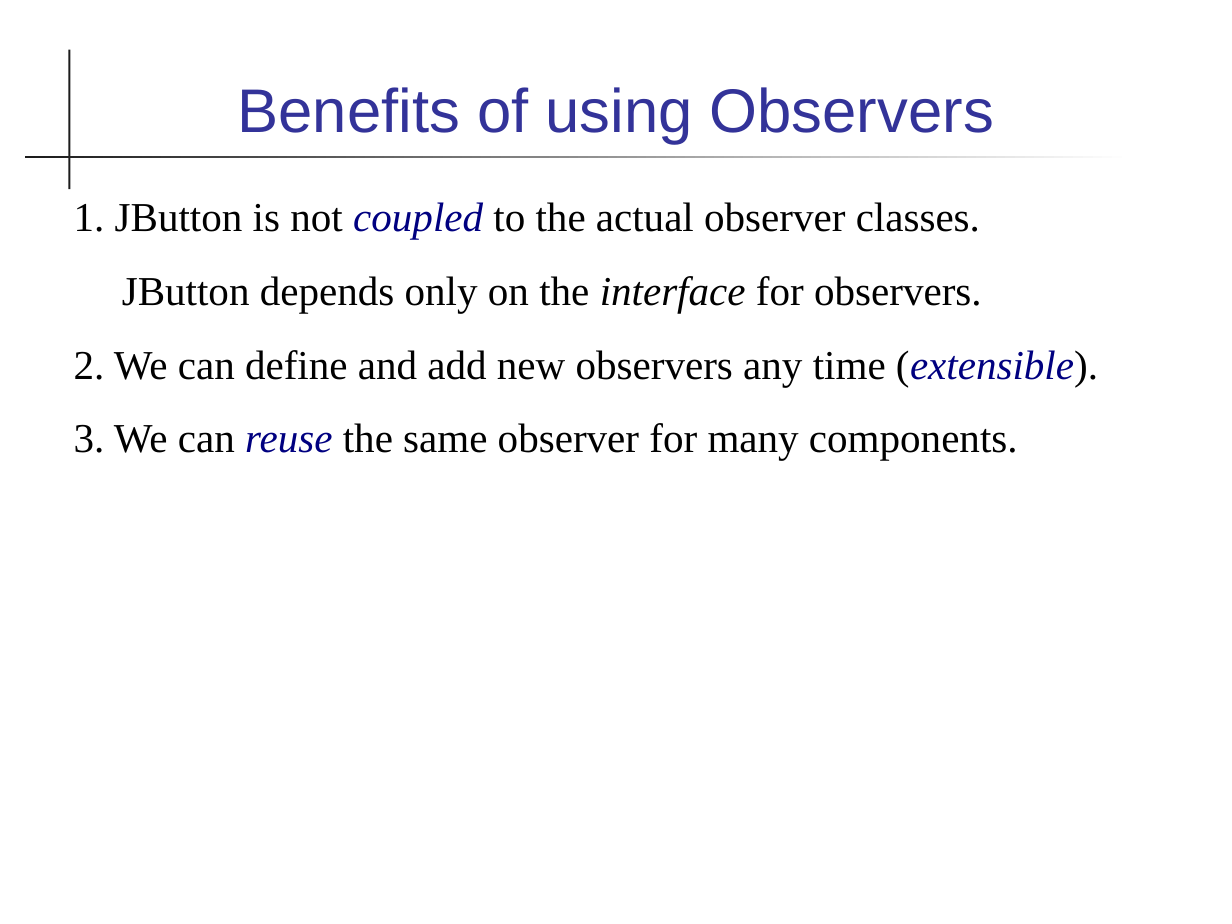
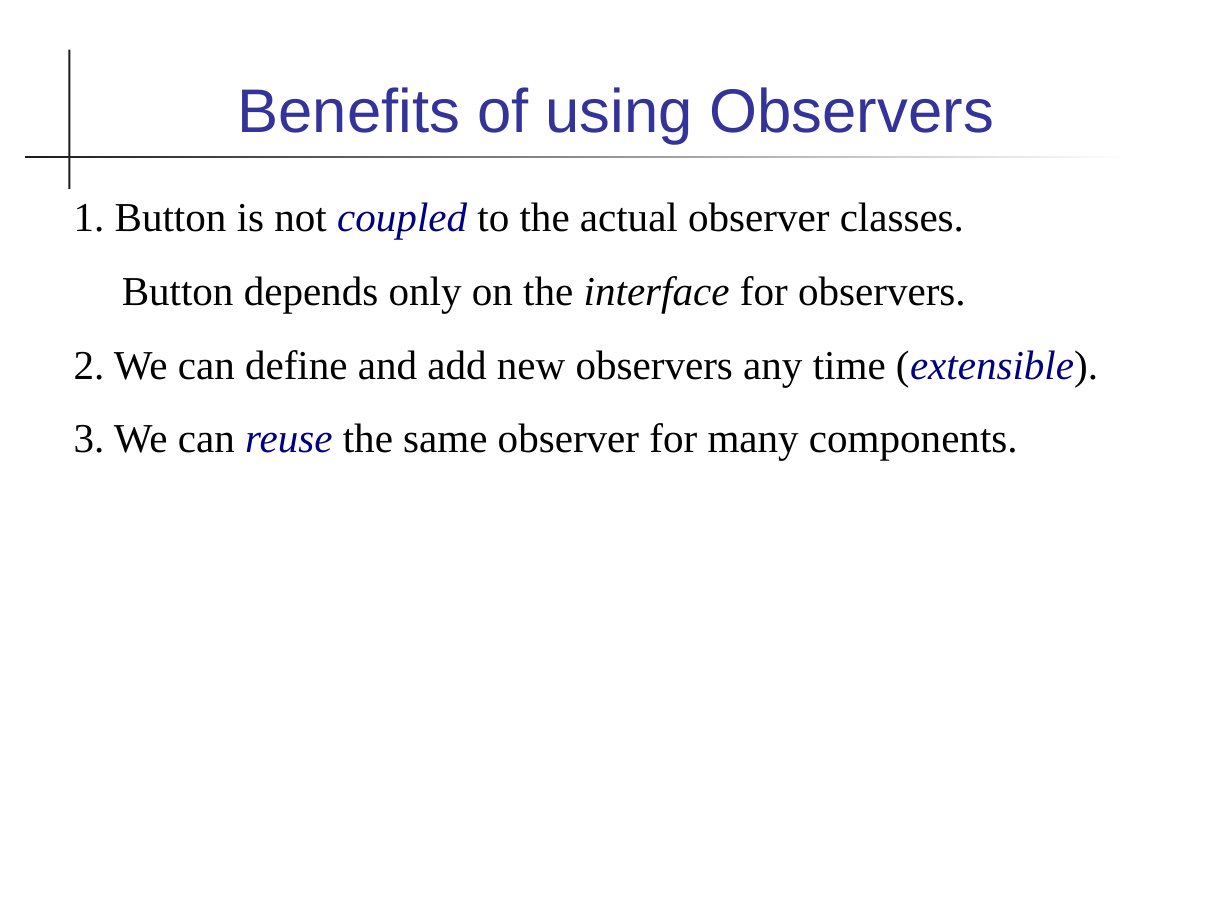
Before and after one commit to skeoop/skeoop.github.io, a slide deck: slide 7 of patterns/Observer-Pattern.ppt. Drawn at 1232x924 pixels with LibreOffice and Linux fonts; fonts in the diff are those of the drawing. Boxes give left, top, right and bottom in pixels: in the first picture for what was removed or moved away, otherwise in the second. Text is boxed around its words. In the diff, an @@ line names an element or a change of style, - is before the commit and + after.

Commit message:
Add Lab14, update observer slides

```diff
--- a/patterns/Observer-Pattern.ppt
+++ b/patterns/Observer-Pattern.ppt
@@ text at (74, 202, 966, 313): text changed @@
-1. JButton is not coupled to the actual observer classes.
-JButton depends only on the interface for observers.
+1. Button is not coupled to the actual observer classes.
+Button depends only on the interface for observers.
```
Also in this commit, not shown: 6 other slides changed, 5 other files.
